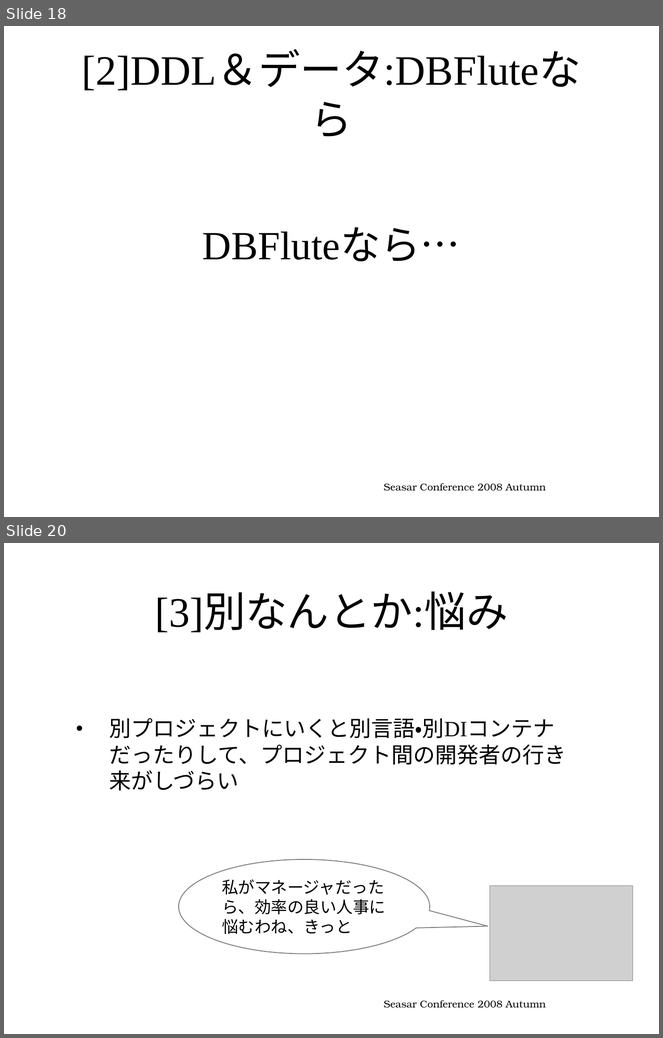
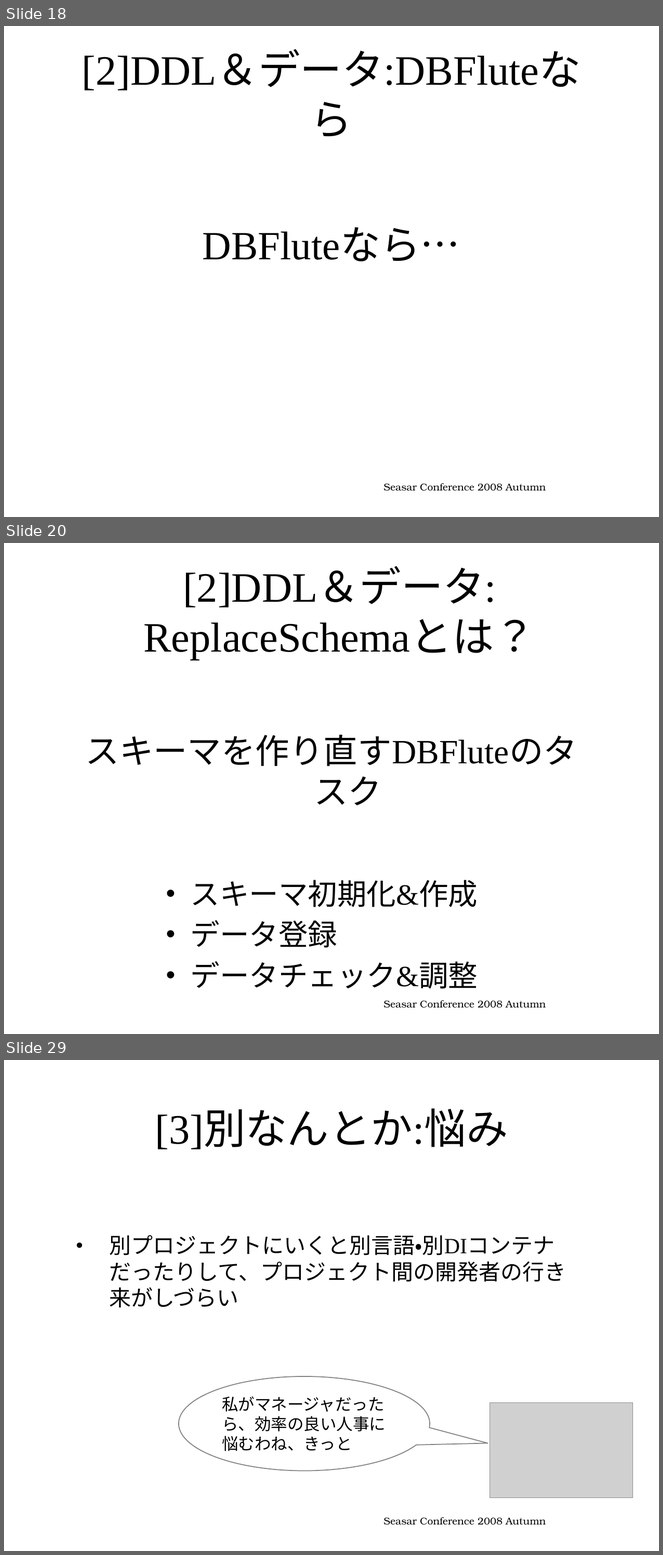
Before and after one commit to seasarorg/dbflute, a slide deck: dbflute/etc/doc/ref/session/resource/GenbaSolution2-sc2008autumn-dbflute.pptx. Shown one above the other, each under a label of ours: slides 18 and 20 before the commit, slides 18, 20 and 29 after it; the slides between them are not shown. The pictures are 663x1038 and 663x1555 pixels, drawn with LibreOffice and Linux fonts; fonts in the diff are those of the drawing; grey boxes stand for pictures; background and template pictures are left out. Boxes give left, top, right and bottom in pixels: in the first picture for what was removed or moved away, otherwise in the second. Text is boxed around its words. In the diff, an @@ line names an element or a change of style, - is before the commit and + after.

Commit message:
Making conference document.

```diff
--- a/dbflute/etc/doc/ref/session/resource/GenbaSolution2-sc2008autumn-dbflute.pptx
+++ b/dbflute/etc/doc/ref/session/resource/GenbaSolution2-sc2008autumn-dbflute.pptx
@@ slide 20 added at (x1=4, y1=543, x2=659, y2=1034), background picture (left out) @@
@@ title added at (x1=143, y1=568, x2=536, y2=660), 46 pt, text #000000 @@
+[2]DDL＆データ:
+ReplaceSchemaとは？
@@ text added at (x1=86, y1=735, x2=578, y2=989), 32.3 pt, text #000000 @@
+スキーマを作り直すDBFluteのタスク
+      • スキーマ初期化&作成
+      • データ登録
+      • データチェック&調整
@@ text added at (x1=384, y1=1001, x2=546, y2=1008), 11 pt, text #000000 @@
+Seasar Conference 2008 Autumn
@@ what was slide 20 is now slide 29 @@
```
Also in this commit, not shown: 1 slide changed, 8 other slides added.
